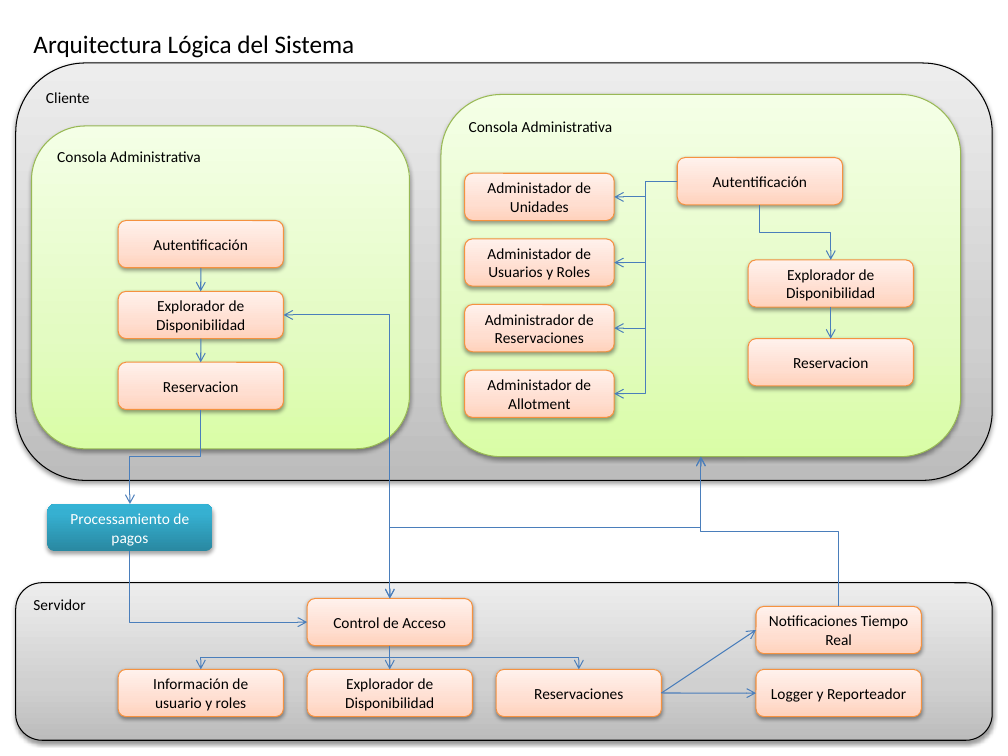
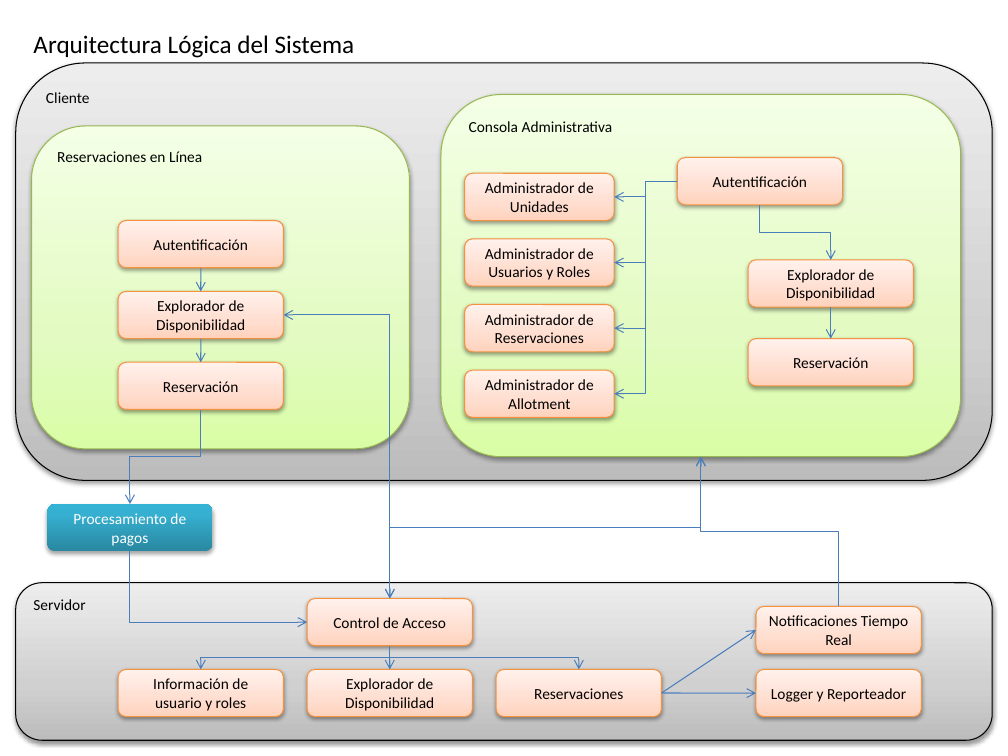
Before and after one commit to osvaldoros/qrious, a slide deck: slide 2 of SistemaLTPV/ArchitectureReservations.pptx. Drawn at 1008x756 pixels with LibreOffice and Linux fonts; fonts in the diff are those of the drawing. Boxes give left, top, right and bottom in pixels: in the first picture for what was removed or moved away, otherwise in the second. Text is boxed around its words. In the diff, an @@ line names an element or a change of style, - is before the commit and + after.

```diff
--- a/SistemaLTPV/ArchitectureReservations.pptx
+++ b/SistemaLTPV/ArchitectureReservations.pptx
@@ text in rounded rectangle at <box>57,151,202,162</box>: text changed @@
-Consola Administrativa
+Reservaciones en Línea
@@ text in rounded rectangle at <box>485,182,594,212</box>: text changed @@
-Administador de Unidades
+Administrador de Unidades
@@ text in rounded rectangle at <box>485,248,594,280</box>: text changed @@
-Administador de Usuarios y Roles
+Administrador de Usuarios y Roles
@@ text in rounded rectangle at <box>793,357,868,368</box>: text changed @@
-Reservacion
+Reservación
@@ text in rounded rectangle at <box>163,381,238,392</box>: text changed @@
-Reservacion
+Reservación
@@ text in rounded rectangle at <box>485,379,594,409</box>: text changed @@
-Administador de Allotment
+Administrador de Allotment
@@ text in rounded rectangle at <box>73,513,186,546</box>: text changed @@
-Processamiento de pagos
+Procesamiento de pagos
```
Also in this commit, not shown: 2 other slides changed, 2 other files.
